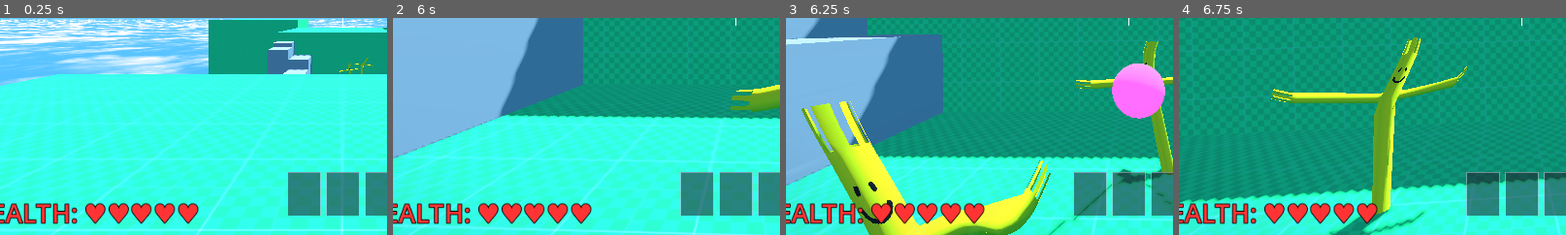
Above: before the commit, frames 1-4 (left to right).
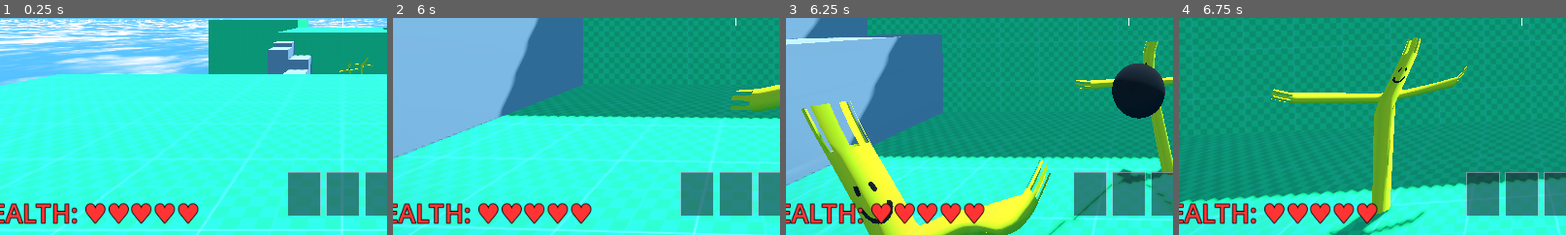
Above: after the commit, the same moments.

Repository: drekunia/tubeland
Game: Godot game, scene res://scenes/environments/level_one.tscn
Same seed, same stepped clock (60 frames per second), same inputs: the game is played once before the commit and once after it. The engine's default icon, where the game draws it, is replaced by a stand-in: a white triangle on a blue panel in a dark square.
Inputs (mouse positions are % of the whole screen's width and height, from its top left):
- Up to frame 1 (0.25 s): no input
- Up to frame 2 (6 s): tap Enter at 0.5 s; move the mouse to (55, 50) at 0.52 s; press the mouse at (55, 50) at 0.53 s; hold W (move_forward) 0.53-5.78 s; tap Space (jump) at 0.77, 1.52, 3.02, 3.77, 4.52 s; move the mouse to (45, 50) at 1.27 s; release the mouse at (45, 50) at 1.28 s; right-click (45, 50) at 1.35 s; move the mouse to (52, 48) at 2.02 s; press the mouse at (52, 48) at 2.03 s; move the mouse to (49, 52) at 2.77 s; release the mouse at (49, 52) at 2.78 s; right-click (49, 52) at 2.85 s; move the mouse to (57, 51) at 3.52 s; press the mouse at (57, 51) at 3.53 s; move the mouse to (42, 49) at 4.27 s; release the mouse at (42, 49) at 4.28 s; right-click (42, 49) at 4.35 s; move the mouse to (51, 50) at 5.02 s; press the mouse at (51, 50) at 5.03 s; move the mouse to (46, 48) at 5.77 s; release the mouse at (46, 48) at 5.78 s; hold D (move_right) from 5.78 s (still down); right-click (46, 48) at 5.85 s
- Up to frame 3 (6.25 s): keep holding D (move_right); tap Space (jump) at 6.02 s
- Up to frame 4 (6.75 s): move the mouse to (55, 50) at 6.52 s; release D (move_right) at 6.53 s; press the mouse at (55, 50) at 6.53 s; hold W (move_forward) from 6.53 s (still down)
The pictures show only the part of the screen within x 6-56%, y 50-100%; the shares and areas given below are measured in that part.

Frames 1-2 are identical in both runs. In frame 3, 2.7% of the frame differs, in the area x 84-98%, y 20-47%; in frame 4, nothing differs.

Commit message:
orb colors

Diff:
--- a/scenes/enemies/enemy_projectile.tscn
+++ b/scenes/enemies/enemy_projectile.tscn
@@ -6,9 +6,9 @@
 radius = 0.25
 
 [sub_resource type="StandardMaterial3D" id="StandardMaterial3D_proj"]
-albedo_color = Color(1, 0.2, 0.5, 1)
+albedo_color = Color(0, 0, 0, 1)
 emission_enabled = true
-emission = Color(1, 0.2, 0.5, 1)
+emission = Color(0, 0, 0, 1)
 emission_energy_multiplier = 2.0
 
 [sub_resource type="SphereMesh" id="SphereMesh_proj"]
--- a/scripts/powerups/card_pickup.gd
+++ b/scripts/powerups/card_pickup.gd
@@ -10,7 +10,7 @@
 
 # Visual color per card type
 const CARD_COLORS: Dictionary = {
-	CardType.Type.ELEVATE:  Color(0.20, 0.70, 1.00),  # cyan-blue
+	CardType.Type.ELEVATE:  Color(1.00, 1.00, 0.00),  # yellow
 	CardType.Type.GODSPEED: Color(0.20, 1.00, 0.50),  # green
 	CardType.Type.FIREBALL: Color(1.00, 0.40, 0.10),  # orange
 }
--- a/scripts/ui/card_hud.gd
+++ b/scripts/ui/card_hud.gd
@@ -14,12 +14,12 @@
 
 # Per-type fill and glow colors
 const FILL_COLORS: Dictionary = {
-	CardType.Type.ELEVATE:  Color(0.25, 0.75, 1.00),
+	CardType.Type.ELEVATE:  Color(1.00, 0.75, 0.00),
 	CardType.Type.GODSPEED: Color(0.20, 1.00, 0.50),
 	CardType.Type.FIREBALL: Color(1.00, 0.42, 0.12),
 }
 const GLOW_COLORS: Dictionary = {
-	CardType.Type.ELEVATE:  Color(0.25, 0.75, 1.00, 0.22),
+	CardType.Type.ELEVATE:  Color(1.00, 0.75, 0.00, 0.22),
 	CardType.Type.GODSPEED: Color(0.20, 1.00, 0.50, 0.22),
 	CardType.Type.FIREBALL: Color(1.00, 0.42, 0.12, 0.22),
 }
